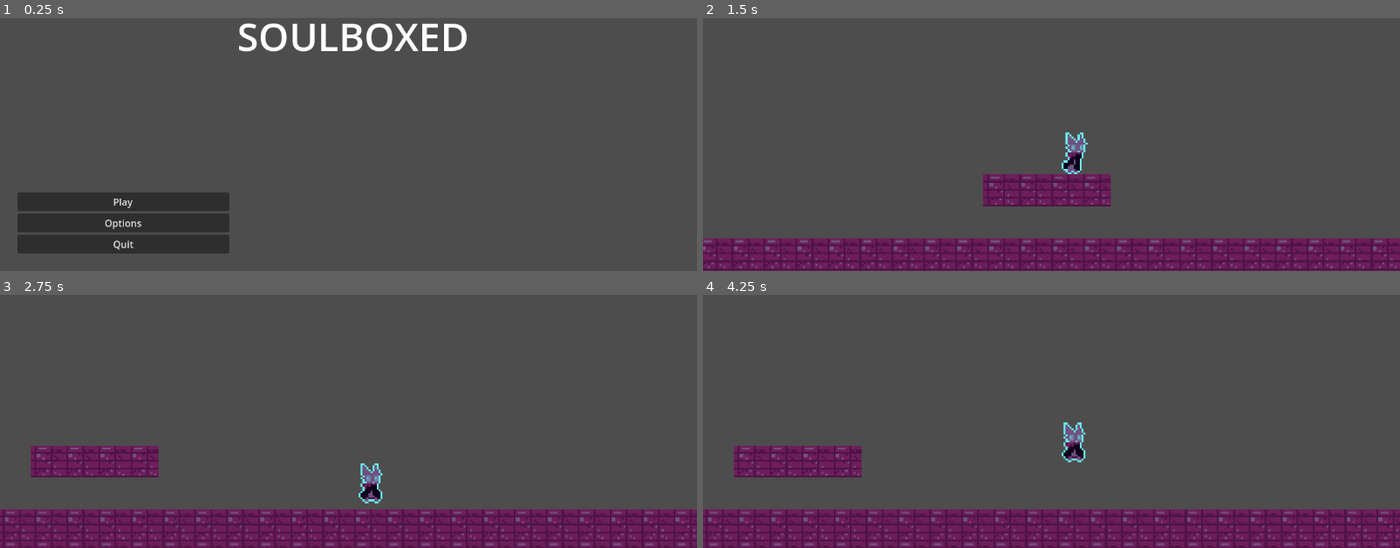
Above: before the commit, frames 1-4 (two rows, left to right).
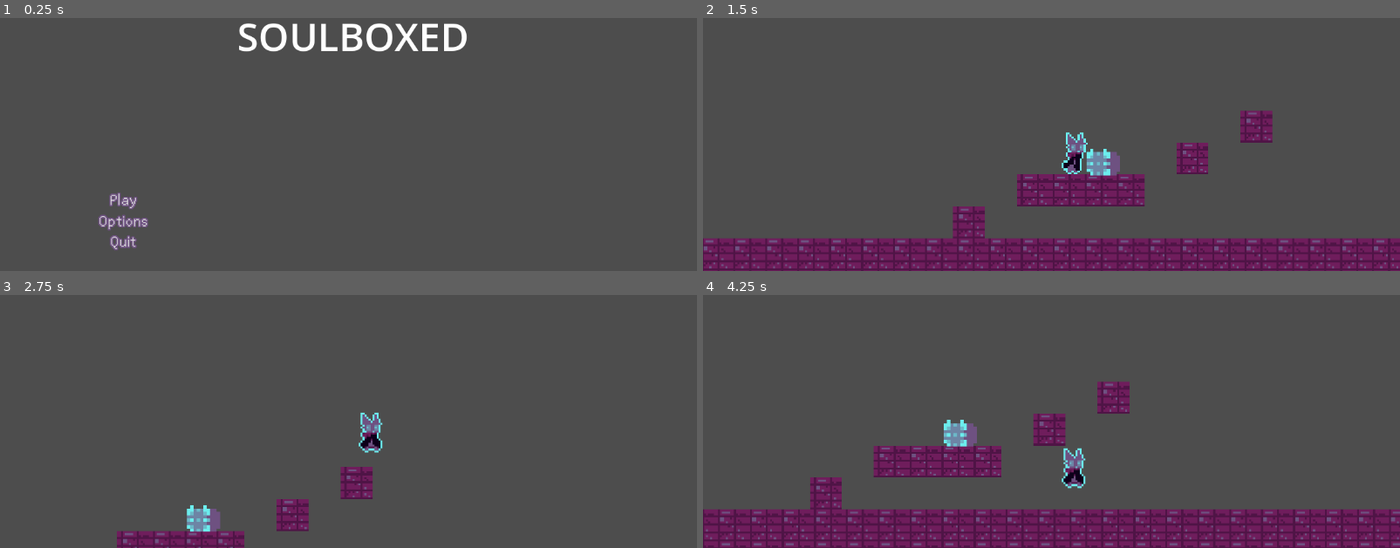
Above: after the commit, the same moments.

Repository: felipepreuss/platformer-testes-etc
Game: Godot game, scene res://menu.tscn
Same seed, same stepped clock (60 frames per second), same inputs: the game is played once before the commit and once after it.
Inputs:
- Up to frame 1 (0.25 s): no input
- Up to frame 2 (1.5 s): click "Play" at 0.5 s; tap Enter at 1.25 s; hold D (Direita) from 1.28 s (still down)
- Up to frame 3 (2.75 s): keep holding D (Direita); tap Space (Pular) at 1.52, 2.27 s
- Up to frame 4 (4.25 s): release D (Direita) at 2.78 s; hold A (Esquerda) 2.78-3.53 s; hold D (Direita) from 3.53 s (still down); tap Space (Pular) at 3.77 s

The runs differ from the first frame. In frame 1, 6.6% of the frame differs, in the area x 2-33%, y 68-94%; in frame 2, 6.2%; in frame 3, 18%, in the area x 0-100%, y 46-100%; in frame 4, 12%.

Commit message:
Add files via upload

Diff:
--- /dev/null
+++ b/plataformawowow/BOXREAL.tscn
@@ -0,0 +1,18 @@
+[gd_scene load_steps=3 format=3 uid="uid://b1hg3onw5lynn"]
+
+[ext_resource type="Texture2D" uid="uid://c8b1h8c8nnq3v" path="res://thebox.png" id="1_575e3"]
+
+[sub_resource type="RectangleShape2D" id="RectangleShape2D_8xj5i"]
+size = Vector2(50, 34)
+
+[node name="RigidBody2D" type="RigidBody2D"]
+
+[node name="Thebox" type="Sprite2D" parent="."]
+texture_filter = 3
+position = Vector2(611, 409)
+scale = Vector2(5, 5)
+texture = ExtResource("1_575e3")
+
+[node name="CollisionShape2D" type="CollisionShape2D" parent="."]
+position = Vector2(611, 411)
+shape = SubResource("RectangleShape2D_8xj5i")
--- a/plataformawowow/CharacterBody2D.gd
+++ b/plataformawowow/CharacterBody2D.gd
@@ -18,7 +18,7 @@
 var defaultState = IDLE
 
 func _physics_process(delta):
-	print(jump_buffer)
+	print(coyote_time)
 	velocity.x = Input.get_axis("Esquerda","Direita") * velocidade
 	if velocity.x != 0:
 		$AnimatedSprite2D.flip_h = velocity.x < 0
--- /dev/null
+++ b/plataformawowow/Player.tscn
@@ -0,0 +1,97 @@
+[gd_scene load_steps=11 format=3 uid="uid://bbuyhqel8byke"]
+
+[ext_resource type="Script" path="res://CharacterBody2D.gd" id="1_rwcdc"]
+[ext_resource type="Texture2D" uid="uid://bcvwu2uvu6rsg" path="res://thesheet.png" id="2_qyhwy"]
+
+[sub_resource type="RectangleShape2D" id="RectangleShape2D_cryhn"]
+size = Vector2(37, 62)
+
+[sub_resource type="AtlasTexture" id="AtlasTexture_4sa2l"]
+atlas = ExtResource("2_qyhwy")
+region = Rect2(0, 0, 15, 22)
+
+[sub_resource type="AtlasTexture" id="AtlasTexture_f5qe1"]
+atlas = ExtResource("2_qyhwy")
+region = Rect2(0, 21, 15, 21)
+
+[sub_resource type="AtlasTexture" id="AtlasTexture_n7q1i"]
+atlas = ExtResource("2_qyhwy")
+region = Rect2(15, 0, 15, 22)
+
+[sub_resource type="AtlasTexture" id="AtlasTexture_lhkwm"]
+atlas = ExtResource("2_qyhwy")
+region = Rect2(30, 0, 15, 22)
+
+[sub_resource type="AtlasTexture" id="AtlasTexture_mx5su"]
+atlas = ExtResource("2_qyhwy")
+region = Rect2(45, 0, 15, 22)
+
+[sub_resource type="AtlasTexture" id="AtlasTexture_xplct"]
+atlas = ExtResource("2_qyhwy")
+region = Rect2(15, 22, 15, 22)
+
+[sub_resource type="SpriteFrames" id="SpriteFrames_8exrs"]
+animations = [{
+"frames": [{
+"duration": 1.0,
+"texture": SubResource("AtlasTexture_4sa2l")
+}],
+"loop": true,
+"name": &"default",
+"speed": 5.0
+}, {
+"frames": [{
+"duration": 1.0,
+"texture": SubResource("AtlasTexture_f5qe1")
+}],
+"loop": true,
+"name": &"falling",
+"speed": 5.0
+}, {
+"frames": [{
+"duration": 1.0,
+"texture": SubResource("AtlasTexture_n7q1i")
+}, {
+"duration": 1.0,
+"texture": SubResource("AtlasTexture_lhkwm")
+}, {
+"duration": 1.0,
+"texture": SubResource("AtlasTexture_mx5su")
+}, {
+"duration": 1.0,
+"texture": SubResource("AtlasTexture_xplct")
+}],
+"loop": true,
+"name": &"walk",
+"speed": 5.0
+}]
+
+[node name="CharacterBody2D" type="CharacterBody2D"]
+script = ExtResource("1_rwcdc")
+
+[node name="CollisionShape2D" type="CollisionShape2D" parent="."]
+position = Vector2(558, 413)
+shape = SubResource("RectangleShape2D_cryhn")
+
+[node name="AnimatedSprite2D" type="AnimatedSprite2D" parent="."]
+texture_filter = 3
+position = Vector2(555.5, 414)
+scale = Vector2(3, 3)
+sprite_frames = SubResource("SpriteFrames_8exrs")
+animation = &"walk"
+
+[node name="Camera2D" type="Camera2D" parent="."]
+anchor_mode = 0
+ignore_rotation = false
+zoom = Vector2(1.1, 1.1)
+limit_left = 1
+limit_bottom = 610
+
+[node name="Buffer" type="Timer" parent="."]
+wait_time = 0.3
+
+[node name="Coyote" type="Timer" parent="."]
+wait_time = 0.5
+
+[connection signal="timeout" from="Buffer" to="." method="_on_buffer_timeout"]
+[connection signal="timeout" from="Coyote" to="." method="_on_coyote_timeout"]
--- a/plataformawowow/menu.tscn
+++ b/plataformawowow/menu.tscn
@@ -1,6 +1,37 @@
-[gd_scene load_steps=2 format=3 uid="uid://bnhu66jlttldo"]
+[gd_scene load_steps=18 format=3 uid="uid://bnhu66jlttldo"]
 
 [ext_resource type="Script" path="res://Control.gd" id="1_t0l05"]
+[ext_resource type="FontFile" uid="uid://bsnwlk551nbdb" path="res://Abaddon Light.ttf" id="2_05w8c"]
+
+[sub_resource type="StyleBoxEmpty" id="StyleBoxEmpty_5h25x"]
+
+[sub_resource type="StyleBoxEmpty" id="StyleBoxEmpty_md24b"]
+
+[sub_resource type="StyleBoxEmpty" id="StyleBoxEmpty_g4v0p"]
+
+[sub_resource type="StyleBoxEmpty" id="StyleBoxEmpty_dbs6r"]
+
+[sub_resource type="StyleBoxEmpty" id="StyleBoxEmpty_jglif"]
+
+[sub_resource type="StyleBoxEmpty" id="StyleBoxEmpty_j4jvm"]
+
+[sub_resource type="StyleBoxEmpty" id="StyleBoxEmpty_kvvml"]
+
+[sub_resource type="StyleBoxEmpty" id="StyleBoxEmpty_e1ejn"]
+
+[sub_resource type="StyleBoxEmpty" id="StyleBoxEmpty_33c8r"]
+
+[sub_resource type="StyleBoxEmpty" id="StyleBoxEmpty_evc8y"]
+
+[sub_resource type="StyleBoxEmpty" id="StyleBoxEmpty_b76wv"]
+
+[sub_resource type="StyleBoxEmpty" id="StyleBoxEmpty_ws4wy"]
+
+[sub_resource type="StyleBoxEmpty" id="StyleBoxEmpty_45f1w"]
+
+[sub_resource type="StyleBoxEmpty" id="StyleBoxEmpty_vtrcp"]
+
+[sub_resource type="StyleBoxEmpty" id="StyleBoxEmpty_gqfh0"]
 
 [node name="Control" type="Control"]
 layout_mode = 3
@@ -35,20 +66,56 @@
 offset_bottom = 630.0
 
 [node name="Play" type="Button" parent="VBoxContainer"]
+texture_filter = 5
 layout_mode = 2
 tooltip_text = "
 "
+theme_override_colors/font_hover_color = Color(0.423529, 0.929412, 0.929412, 1)
+theme_override_colors/font_outline_color = Color(0.431373, 0.317647, 0.505882, 1)
+theme_override_constants/outline_size = 8
+theme_override_fonts/font = ExtResource("2_05w8c")
+theme_override_font_sizes/font_size = 27
+theme_override_styles/normal = SubResource("StyleBoxEmpty_5h25x")
+theme_override_styles/hover = SubResource("StyleBoxEmpty_md24b")
+theme_override_styles/pressed = SubResource("StyleBoxEmpty_g4v0p")
+theme_override_styles/disabled = SubResource("StyleBoxEmpty_dbs6r")
+theme_override_styles/focus = SubResource("StyleBoxEmpty_jglif")
 text = "Play"
+flat = true
 
 [node name="Options" type="Button" parent="VBoxContainer"]
+texture_filter = 3
 layout_mode = 2
+theme_override_colors/font_hover_color = Color(0.423529, 0.929412, 0.929412, 1)
+theme_override_colors/font_outline_color = Color(0.431373, 0.317647, 0.505882, 1)
+theme_override_constants/outline_size = 8
+theme_override_fonts/font = ExtResource("2_05w8c")
+theme_override_font_sizes/font_size = 26
+theme_override_styles/normal = SubResource("StyleBoxEmpty_j4jvm")
+theme_override_styles/hover = SubResource("StyleBoxEmpty_kvvml")
+theme_override_styles/pressed = SubResource("StyleBoxEmpty_e1ejn")
+theme_override_styles/disabled = SubResource("StyleBoxEmpty_33c8r")
+theme_override_styles/focus = SubResource("StyleBoxEmpty_evc8y")
 text = "Options
 "
+flat = true
 
 [node name="Quit" type="Button" parent="VBoxContainer"]
+texture_filter = 3
 layout_mode = 2
+theme_override_colors/font_hover_color = Color(0.423529, 0.929412, 0.929412, 1)
+theme_override_colors/font_outline_color = Color(0.431373, 0.317647, 0.505882, 1)
+theme_override_constants/outline_size = 8
+theme_override_fonts/font = ExtResource("2_05w8c")
+theme_override_font_sizes/font_size = 26
+theme_override_styles/normal = SubResource("StyleBoxEmpty_b76wv")
+theme_override_styles/hover = SubResource("StyleBoxEmpty_ws4wy")
+theme_override_styles/pressed = SubResource("StyleBoxEmpty_45f1w")
+theme_override_styles/disabled = SubResource("StyleBoxEmpty_vtrcp")
+theme_override_styles/focus = SubResource("StyleBoxEmpty_gqfh0")
 text = "Quit
 "
+flat = true
 
 [connection signal="pressed" from="VBoxContainer/Play" to="." method="_on_play_pressed"]
 [connection signal="pressed" from="VBoxContainer/Quit" to="." method="_on_quit_pressed"]
--- a/plataformawowow/node_2d.tscn
+++ b/plataformawowow/node_2d.tscn
@@ -1,144 +1,39 @@
-[gd_scene load_steps=17 format=3 uid="uid://djrw77devwiql"]
+[gd_scene load_steps=7 format=3 uid="uid://djrw77devwiql"]
 
-[ext_resource type="Script" path="res://CharacterBody2D.gd" id="1_ed83t"]
-[ext_resource type="Texture2D" uid="uid://bcvwu2uvu6rsg" path="res://thesheet.png" id="2_3t3rh"]
+[ext_resource type="PackedScene" uid="uid://bbuyhqel8byke" path="res://Player.tscn" id="1_1p8tp"]
 [ext_resource type="Texture2D" uid="uid://ci8ulmc18wjsx" path="res://brick.png" id="3_k7hf8"]
+[ext_resource type="PackedScene" uid="uid://b1hg3onw5lynn" path="res://BOXREAL.tscn" id="3_wfjuh"]
 
-[sub_resource type="RectangleShape2D" id="RectangleShape2D_cryhn"]
-size = Vector2(37, 62)
-
-[sub_resource type="AtlasTexture" id="AtlasTexture_4sa2l"]
-atlas = ExtResource("2_3t3rh")
-region = Rect2(0, 0, 15, 22)
-
-[sub_resource type="AtlasTexture" id="AtlasTexture_f5qe1"]
-atlas = ExtResource("2_3t3rh")
-region = Rect2(0, 21, 15, 21)
-
-[sub_resource type="AtlasTexture" id="AtlasTexture_n7q1i"]
-atlas = ExtResource("2_3t3rh")
-region = Rect2(15, 0, 15, 22)
-
-[sub_resource type="AtlasTexture" id="AtlasTexture_lhkwm"]
-atlas = ExtResource("2_3t3rh")
-region = Rect2(30, 0, 15, 22)
-
-[sub_resource type="AtlasTexture" id="AtlasTexture_mx5su"]
-atlas = ExtResource("2_3t3rh")
-region = Rect2(45, 0, 15, 22)
-
-[sub_resource type="AtlasTexture" id="AtlasTexture_xplct"]
-atlas = ExtResource("2_3t3rh")
-region = Rect2(15, 22, 15, 22)
-
-[sub_resource type="SpriteFrames" id="SpriteFrames_8exrs"]
-animations = [{
-"frames": [{
-"duration": 1.0,
-"texture": SubResource("AtlasTexture_4sa2l")
-}],
-"loop": true,
-"name": &"default",
-"speed": 5.0
-}, {
-"frames": [{
-"duration": 1.0,
-"texture": SubResource("AtlasTexture_f5qe1")
-}],
-"loop": true,
-"name": &"falling",
-"speed": 5.0
-}, {
-"frames": [{
-"duration": 1.0,
-"texture": SubResource("AtlasTexture_n7q1i")
-}, {
-"duration": 1.0,
-"texture": SubResource("AtlasTexture_lhkwm")
-}, {
-"duration": 1.0,
-"texture": SubResource("AtlasTexture_mx5su")
-}, {
-"duration": 1.0,
-"texture": SubResource("AtlasTexture_xplct")
-}],
-"loop": true,
-"name": &"walk",
-"speed": 5.0
-}]
-
-[sub_resource type="RectangleShape2D" id="RectangleShape2D_wq2cv"]
-size = Vector2(1927, 64)
+[sub_resource type="RectangleShape2D" id="RectangleShape2D_qmpld"]
+size = Vector2(4741, 181)
 
 [sub_resource type="TileSetAtlasSource" id="TileSetAtlasSource_co6ur"]
 texture = ExtResource("3_k7hf8")
 0:0/0 = 0
+0:0/0/physics_layer_0/linear_velocity = Vector2(0, 0)
+0:0/0/physics_layer_0/angular_velocity = 0.0
+0:0/0/physics_layer_0/polygon_0/points = PackedVector2Array(-8, -8, 8, -8, 8, 8, -8, 8)
 
 [sub_resource type="TileSet" id="TileSet_870qk"]
+physics_layer_0/collision_layer = 1
 sources/0 = SubResource("TileSetAtlasSource_co6ur")
-
-[sub_resource type="RectangleShape2D" id="RectangleShape2D_fe82f"]
-size = Vector2(191, 41.2781)
-
-[sub_resource type="RectangleShape2D" id="RectangleShape2D_qmpld"]
-size = Vector2(4741, 181)
 
 [node name="Node2D" type="Node2D"]
 
-[node name="CharacterBody2D" type="CharacterBody2D" parent="."]
-script = ExtResource("1_ed83t")
+[node name="Player" parent="." instance=ExtResource("1_1p8tp")]
 
-[node name="CollisionShape2D" type="CollisionShape2D" parent="CharacterBody2D"]
-position = Vector2(558, 413)
-shape = SubResource("RectangleShape2D_cryhn")
+[node name="DEATHZONE" type="Area2D" parent="."]
 
-[node name="AnimatedSprite2D" type="AnimatedSprite2D" parent="CharacterBody2D"]
+[node name="CollisionShape2D2" type="CollisionShape2D" parent="DEATHZONE"]
+position = Vector2(684.5, 759)
+shape = SubResource("RectangleShape2D_qmpld")
+
+[node name="TileMap" type="TileMap" parent="."]
 texture_filter = 3
-position = Vector2(555.5, 414)
-scale = Vector2(3, 3)
-sprite_frames = SubResource("SpriteFrames_8exrs")
-animation = &"walk"
-
-[node name="Camera2D" type="Camera2D" parent="CharacterBody2D"]
-anchor_mode = 0
-ignore_rotation = false
-zoom = Vector2(1.1, 1.1)
-limit_left = 1
-limit_bottom = 610
-
-[node name="Buffer" type="Timer" parent="CharacterBody2D"]
-wait_time = 0.3
-
-[node name="Coyote" type="Timer" parent="CharacterBody2D"]
-wait_time = 0.5
-one_shot = true
-
-[node name="StaticBody2D" type="StaticBody2D" parent="."]
-position = Vector2(21, 4)
-
-[node name="CollisionShape2D" type="CollisionShape2D" parent="StaticBody2D"]
-position = Vector2(944.5, 580)
-shape = SubResource("RectangleShape2D_wq2cv")
-
-[node name="TileMap" type="TileMap" parent="StaticBody2D"]
-texture_filter = 3
-position = Vector2(28, -1180)
+position = Vector2(49, -1176)
 scale = Vector2(3, 3)
 tile_set = SubResource("TileSet_870qk")
 format = 2
-layer_0/tile_data = PackedInt32Array(2424833, 0, 0, 2424834, …(2170 unchanged characters)… 8234, 0, 0, 2228235, 0, 0, 2228236, 0, 0)
+layer_0/tile_data = PackedInt32Array(2424833, 0, 0, 2424834, …(2170 unchanged characters)… 8234, 0, 0, 2228235, 0, 0, 2228236, 0, 0, 2162702, 0, 0, 2097168, 0, 0, 2293767, 0, 0)
 
-[node name="CollisionShape2D2" type="CollisionShape2D" parent="StaticBody2D"]
-position = Vector2(555.5, 475.325)
-scale = Vector2(1, -1.13016)
-shape = SubResource("RectangleShape2D_fe82f")
-
-[node name="DEATHZONE" type="Area2D" parent="StaticBody2D"]
-position = Vector2(-21, -4)
-
-[node name="CollisionShape2D2" type="CollisionShape2D" parent="StaticBody2D/DEATHZONE"]
-position = Vector2(684.5, 759)
-shape = SubResource("RectangleShape2D_qmpld")
-
-[connection signal="timeout" from="CharacterBody2D/Buffer" to="CharacterBody2D" method="_on_buffer_timeout"]
-[connection signal="timeout" from="CharacterBody2D/Coyote" to="CharacterBody2D" method="_on_coyote_timeout"]
+[node name="RigidBody2D" parent="." instance=ExtResource("3_wfjuh")]
Binary file added: plataformawowow/Abaddon Light.ttf
Not shown, added: plataformawowow/Abaddon Light.ttf.import
Binary file added: plataformawowow/thebox.png
Not shown, added: plataformawowow/thebox.png.import
